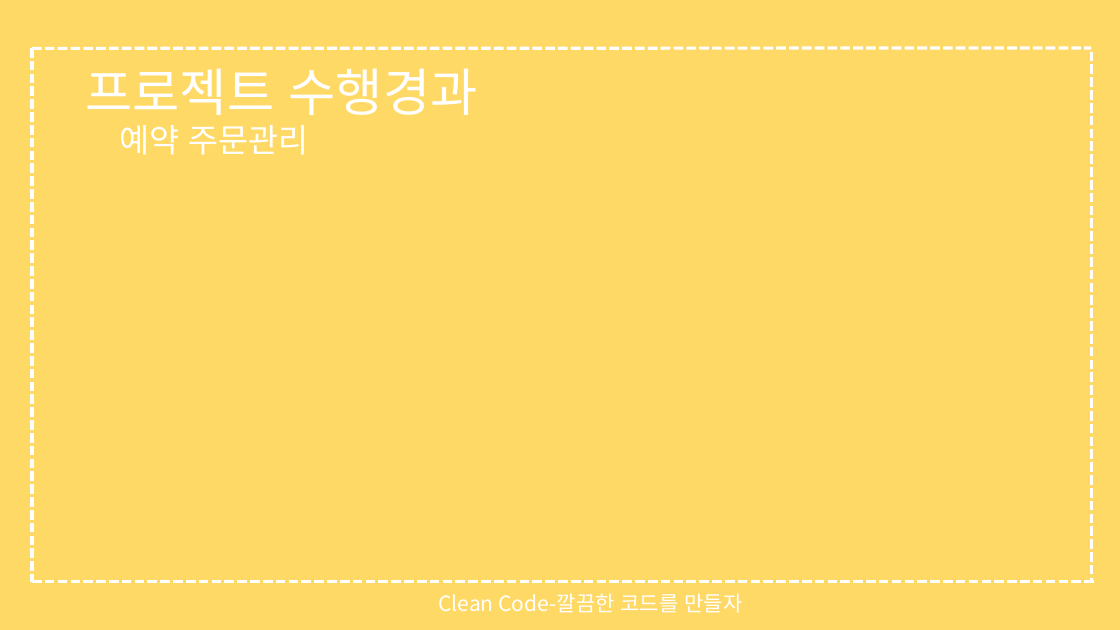
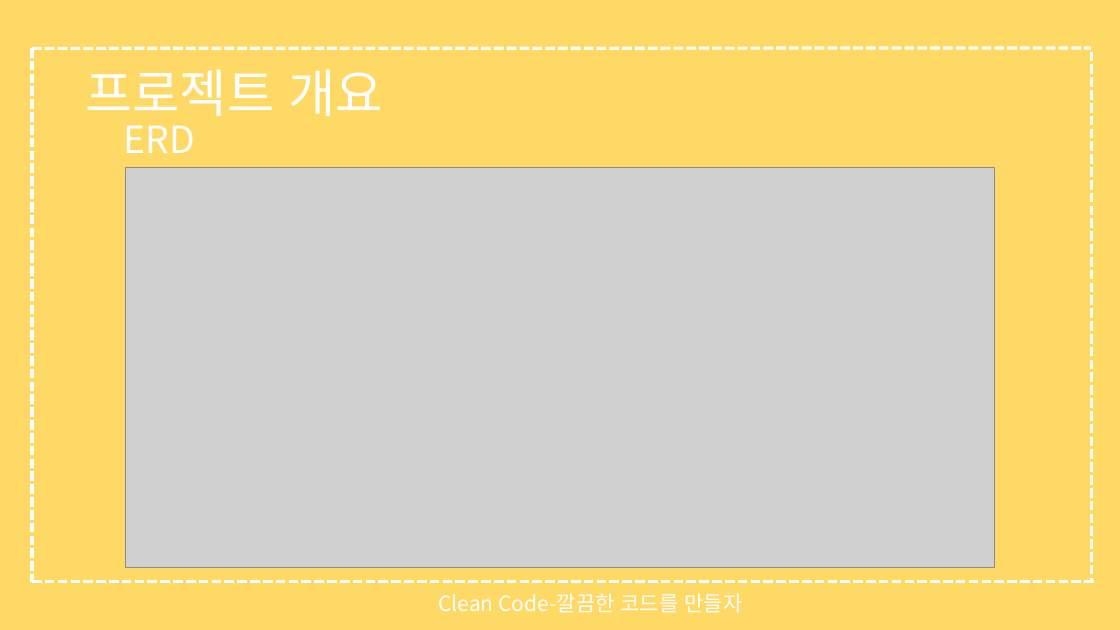
Before and after one commit to Gyu-wonOh/work, a slide deck: slide 5 of 프로젝트/종합예약 웹페이지 서비스.pptx (slide 8 before the commit). Drawn at 1120x630 pixels with LibreOffice and Linux fonts; fonts in the diff are those of the drawing; grey boxes stand for pictures. Boxes give left, top, right and bottom in pixels: in the first picture for what was removed or moved away, otherwise in the second. Text is boxed around its words. In the diff, an @@ line names an element or a change of style, - is before the commit and + after.

```diff
--- a/프로젝트/종합예약 웹페이지 서비스.pptx
+++ b/프로젝트/종합예약 웹페이지 서비스.pptx
@@ text at (x1=85, y1=69, x2=383, y2=116): text changed @@
-프로젝트 수행경과
+프로젝트 개요
@@ text at (x1=124, y1=125, x2=195, y2=153): text changed; size 28 to 32 pt @@
-예약 주문관리
+ERD
@@ picture added at (x1=125, y1=168, x2=996, y2=568) @@
```
Also in this commit, not shown: 4 other slides changed, 2 slides added.
